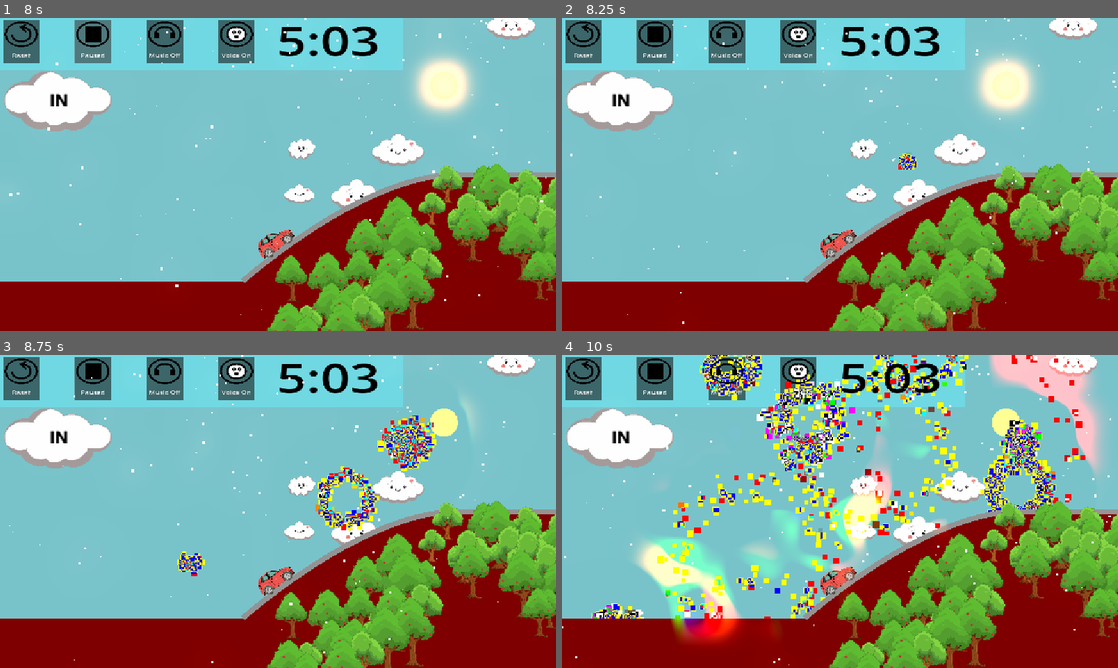
Above: before the commit, frames 1-4 (two rows, left to right).
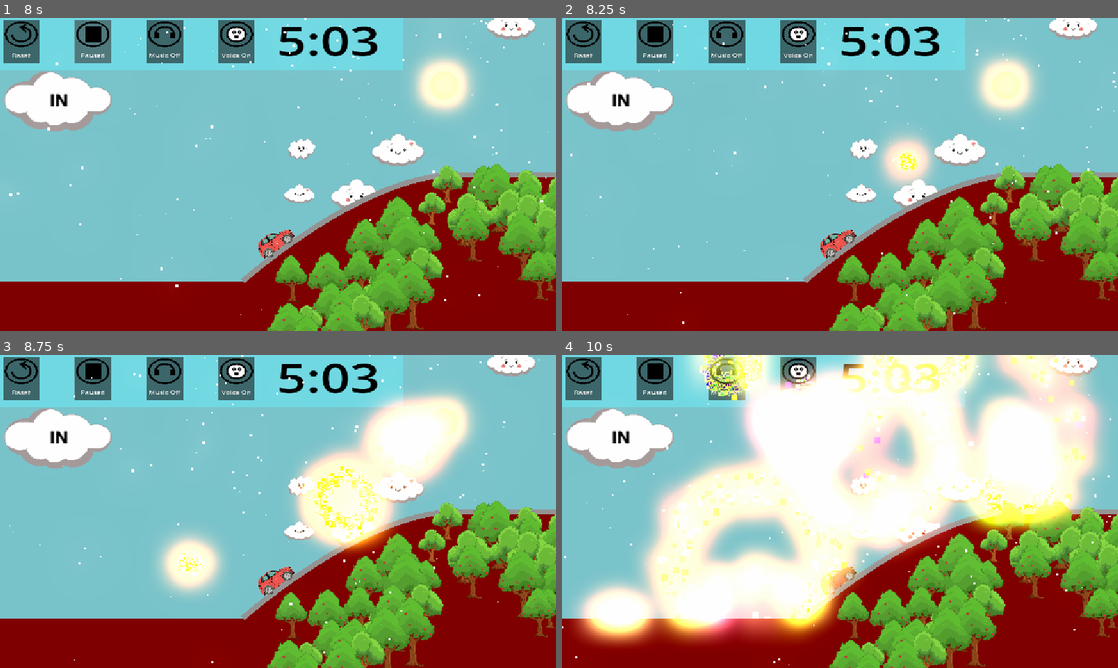
Above: after the commit, the same moments.

Repository: sslater11/breathline
Game: Godot game, scene res://start_scene.tscn
Same seed, same stepped clock (60 frames per second), same inputs: the game is played once before the commit and once after it. The engine's default icon, where the game draws it, is replaced by a stand-in: a white triangle on a blue panel in a dark square. Sound files missing from this copy of the repository are replaced by a short silence.
Inputs (mouse positions are in pixels of both pictures, inside the frame that each line leads up to):
- Up to frame 1 (8 s): click "Tap to Start" at 0.5 s; click "Playing" at 1.25 s; click "Voice On" at 2 s; click "Voice Off" at 2.75 s; click "Voice On" at 3.5 s; click "Voice Off" at 4.25 s; click "Voice On" at 5 s; click "Voice Off" at 5.75 s; click "Reset" at 6.5 s; click "Playing" at 7.25 s
- Up to frame 2 (8.25 s): move the mouse to (890, 39) at 8.02 s; hold F from 8.03 s (still down); click (890, 39) at 8.17 s
- Up to frame 3 (8.75 s): keep holding F
- Up to frame 4 (10 s): move the mouse to (728, 527) at 8.77 s; release F at 8.78 s; tap F at 8.85 s; click (728, 527) at 8.92 s; move the mouse to (895, 442) at 9.52 s; hold F from 9.53 s (still down); click (895, 442) at 9.67 s

Frame 1 is identical in both runs. In frame 2, 1.5% of the frame differs, in the area x 56-68%, y 36-56%; in frame 3, 11%; in frame 4, 51%, in the area x 1-97%, y 0-94%.

Commit message:
Fixed fireworks for web export.

Diff:
--- a/celebration.gd
+++ b/celebration.gd
@@ -40,13 +40,16 @@
 
 		# Create a new color to offset the hue with.
 		var random_color : Color = Color( randf_range( 0.0, 1.0 ), randf_range( 0.0, 1.0 ), randf_range( 0.0, 1.0 ) )
-		random_color *= 18.5 # add a glow effect
+		# glow effect for mobile mode.
+		#random_color *= 18.5 # add a glow effect
 		var random_gradient : PackedColorArray = PackedColorArray()
 
 		var new_color_ramp : Resource = new_firework.color_initial_ramp.duplicate()
 
 		for i in range( 0, new_color_ramp.colors.size() ):
-			random_gradient.append( new_color_ramp.colors[i] * random_color )
+			random_gradient.append( new_color_ramp.colors[i] + random_color )
+			# for mobile mode.
+			#random_gradient.append( new_color_ramp.colors[i] * random_color )
 		new_color_ramp.colors = random_gradient
 		new_firework.color_initial_ramp = new_color_ramp
 
--- a/celebration.tscn
+++ b/celebration.tscn
@@ -66,11 +66,8 @@
 scale_max = 10.0
 color_initial_ramp = SubResource("GradientTexture1D_50f44")
 
-[sub_resource type="Gradient" id="Gradient_ow7us"]
-offsets = PackedFloat32Array(0, 0.430769, 0.846154)
-colors = PackedColorArray(0.716296, 0.716296, 0.716296, 1, 0.747587, 0.747587, 0.747587, 1, 0, 0, 0, 0)
-
 [sub_resource type="Gradient" id="Gradient_6015a"]
+interpolation_mode = 2
 offsets = PackedFloat32Array(0, 0.410256, 0.85641, 1)
 colors = PackedColorArray(0.995178, 0.307696, 0, 1, 0.98859, 0.833651, 3.08037e-06, 1, 1, 0.238553, 0.241029, 1, 0.724095, 0, 0.0899664, 1)
 
@@ -101,6 +98,7 @@
 process_material = SubResource("ParticleProcessMaterial_7o1av")
 
 [node name="firework" type="CPUParticles2D" parent="."]
+modulate = Color(3, 3, 3, 1)
 position = Vector2(1032, 736)
 scale = Vector2(10, 10)
 emitting = false
@@ -116,6 +114,6 @@
 initial_velocity_max = 10.0
 scale_amount_min = 15.0
 scale_amount_max = 25.0
-color_ramp = SubResource("Gradient_ow7us")
 color_initial_ramp = SubResource("Gradient_6015a")
+hue_variation_min = 1.0
 hue_variation_max = 1.0
Not shown: 1 places in celebration.tscn that only renumber resources
